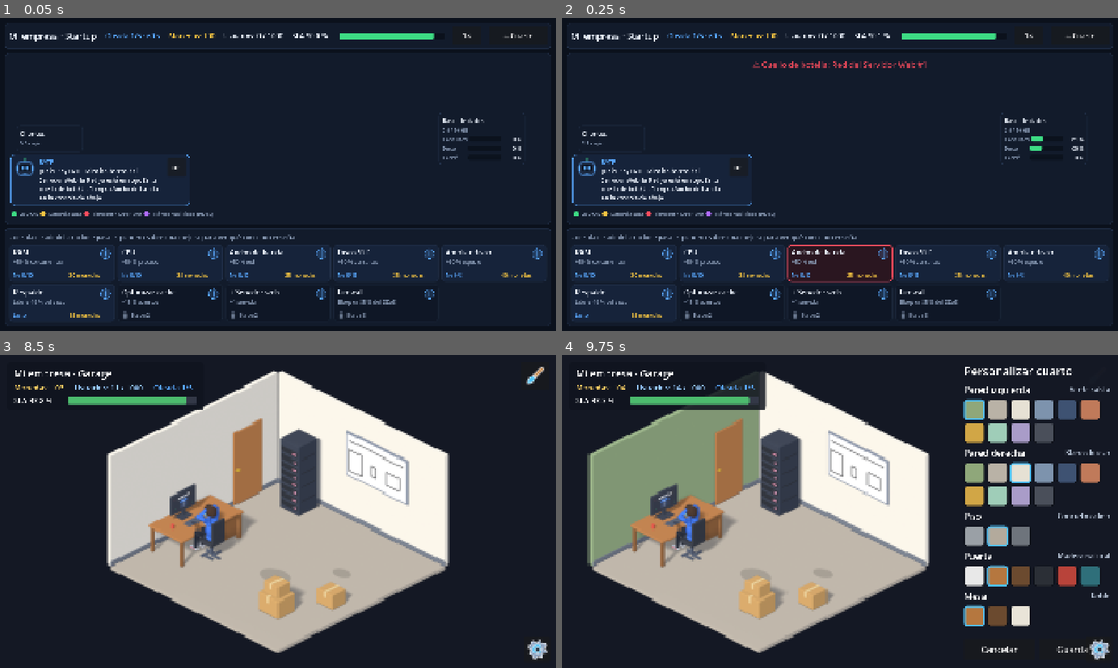
Above: before the commit, frames 1-4 (two rows, left to right).
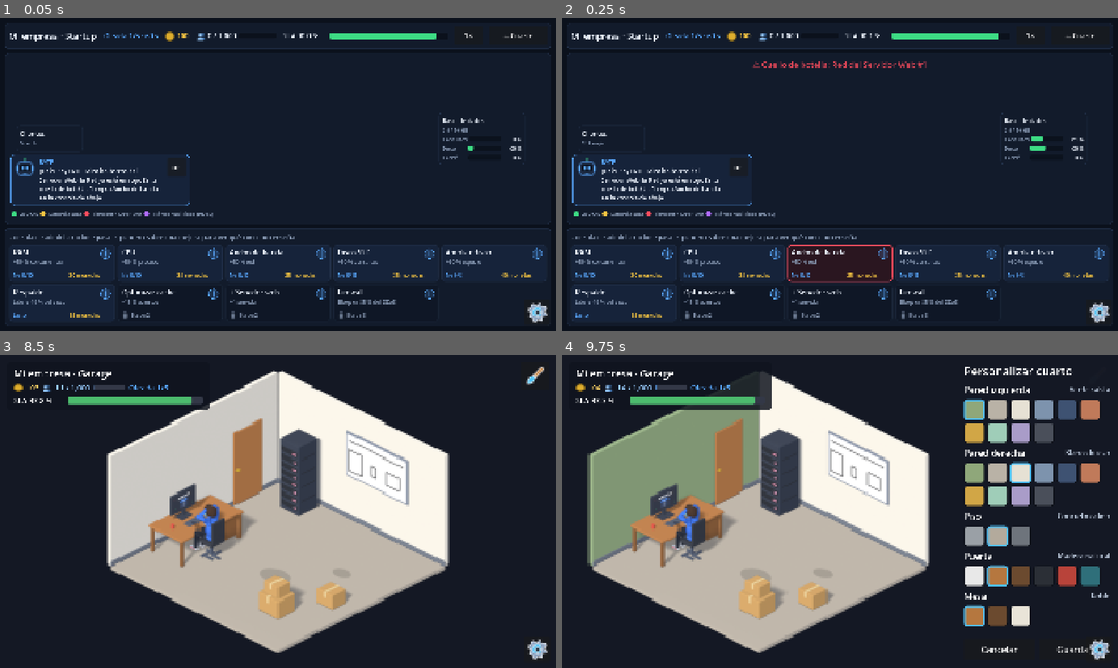
Above: after the commit, the same moments.

Repository: SaidSar/server-flow-2d
Game: Godot game, scene res://scenes/dashboard/dashboard.tscn
Two runs of this game, one before a commit and one after it. Both use one fixed random seed, a clock stepped at 60 frames per second and the inputs below. This scene is started directly instead of the project's main scene.
Inputs (mouse positions are in pixels of both pictures, inside the frame that each line leads up to):
- Up to frame 1 (0.05 s): no input
- Up to frame 2 (0.25 s): no input
- Up to frame 3 (8.5 s): click "OK" at 0.5 s; click "OK" at 1.25 s; click "1×" at 2 s; click "2×" at 2.75 s; click "← Cuarto" at 3.5 s; click (539, 649) at 4.25 s; click "Silenciar" at 5 s; click "Activar" at 5.75 s; click "Silenciar" at 6.5 s; click "Activar" at 7.25 s; click "Regresar" at 8 s
- Up to frame 4 (9.75 s): click (1095, 376) at 8.75 s; click (973, 411) at 9.52 s

The runs differ from the first frame. In frame 1, 0.7% of the frame differs, in the area x 4-99%, y 4-98%; in frame 2, 0.7%; in frame 3, 0.4%; in frame 4, 0.5%.
Error before the commit: Parse Error: Identifier "NumberFormat" not declared in the current scope. (res://scripts/dashboard/upgrade_info_card.gd:45)

Commit message:
feat: dashboard con engranaje, meta no alcanzada, Valeria y tráfico escalado
Barra de usuarios contra la meta (y monedas) con íconos en el dashboard y el
garage; el tráfico que se muestra usa display_scale (monitor, post-mortem y
victoria). La consola reserva el hueco del engranaje. Victoria → diálogo de
Valeria → se entrega la ronda de inversión.

Co-Authored-By: Claude Opus 5.5 <noreply@anthropic.com>

Diff:
--- /dev/null
+++ b/assets/art/ui/icon_coin.svg
@@ -0,0 +1,5 @@
+<svg xmlns="http://www.w3.org/2000/svg" width="48" height="48" viewBox="0 0 48 48">
+  <circle cx="24" cy="24" r="20" fill="#f5c542" stroke="#b8860b" stroke-width="3"/>
+  <circle cx="24" cy="24" r="13" fill="none" stroke="#b8860b" stroke-width="2.5"/>
+  <path d="M24 15 v18 M19.5 19.5 h9 M19.5 28.5 h9" stroke="#b8860b" stroke-width="3" stroke-linecap="round"/>
+</svg>
--- /dev/null
+++ b/assets/art/ui/icon_users.svg
@@ -0,0 +1,6 @@
+<svg xmlns="http://www.w3.org/2000/svg" width="48" height="48" viewBox="0 0 48 48">
+  <circle cx="31" cy="15" r="7" fill="#5aa9ff" opacity="0.65"/>
+  <path d="M19 41 a12 12 0 0 1 24 0 z" fill="#5aa9ff" opacity="0.65"/>
+  <circle cx="18" cy="17" r="8" fill="#99ccff"/>
+  <path d="M4 43 a14 14 0 0 1 28 0 z" fill="#99ccff"/>
+</svg>
--- a/scenes/dashboard/dashboard.tscn
+++ b/scenes/dashboard/dashboard.tscn
@@ -6,6 +6,12 @@
 [ext_resource type="PackedScene" path="res://scenes/dashboard/postmortem.tscn" id="4_postmortem"]
 [ext_resource type="PackedScene" path="res://scenes/dashboard/game_over.tscn" id="5_game_over"]
 [ext_resource type="PackedScene" path="res://scenes/dashboard/victory.tscn" id="6_victory"]
+[ext_resource type="PackedScene" path="res://scenes/dashboard/goal_missed.tscn" id="7_goal_missed"]
+[ext_resource type="PackedScene" path="res://scenes/dashboard/upgrade_info_panel.tscn" id="8_info"]
+[ext_resource type="PackedScene" path="res://scenes/ui/dialog_box.tscn" id="9_dialog"]
+[ext_resource type="PackedScene" path="res://scenes/ui/settings_button.tscn" id="10_settings"]
+[ext_resource type="Texture2D" path="res://assets/art/ui/icon_coin.svg" id="11_coin"]
+[ext_resource type="Texture2D" path="res://assets/art/ui/icon_users.svg" id="12_users"]
 
 [node name="Dashboard" type="Control"]
 layout_mode = 3
@@ -48,7 +54,7 @@
 
 [node name="Row" type="HBoxContainer" parent="Margin/Rows/TopBar"]
 layout_mode = 2
-theme_override_constants/separation = 30
+theme_override_constants/separation = 24
 
 [node name="TitleLabel" type="Label" parent="Margin/Rows/TopBar/Row"]
 unique_name_in_owner = true
@@ -64,19 +70,56 @@
 theme_override_font_sizes/font_size = 24
 text = "Oleada 1/5 · 60 s"
 
-[node name="CoinsLabel" type="Label" parent="Margin/Rows/TopBar/Row"]
+[node name="CoinsBox" type="HBoxContainer" parent="Margin/Rows/TopBar/Row"]
+layout_mode = 2
+tooltip_text = "Monedas"
+theme_override_constants/separation = 8
+
+[node name="CoinsIcon" type="TextureRect" parent="Margin/Rows/TopBar/Row/CoinsBox"]
+custom_minimum_size = Vector2(32, 32)
+layout_mode = 2
+size_flags_vertical = 4
+mouse_filter = 2
+texture = ExtResource("11_coin")
+expand_mode = 1
+stretch_mode = 5
+
+[node name="CoinsLabel" type="Label" parent="Margin/Rows/TopBar/Row/CoinsBox"]
 unique_name_in_owner = true
 layout_mode = 2
 theme_override_colors/font_color = Color(0.960784, 0.772549, 0.258824, 1)
 theme_override_font_sizes/font_size = 24
-text = "Monedas: 100"
-
-[node name="UsersLabel" type="Label" parent="Margin/Rows/TopBar/Row"]
+text = "100"
+
+[node name="UsersBox" type="HBoxContainer" parent="Margin/Rows/TopBar/Row"]
+layout_mode = 2
+tooltip_text = "Usuarios atendidos / meta de la etapa"
+theme_override_constants/separation = 8
+
+[node name="UsersIcon" type="TextureRect" parent="Margin/Rows/TopBar/Row/UsersBox"]
+custom_minimum_size = Vector2(34, 34)
+layout_mode = 2
+size_flags_vertical = 4
+mouse_filter = 2
+texture = ExtResource("12_users")
+expand_mode = 1
+stretch_mode = 5
+
+[node name="UsersLabel" type="Label" parent="Margin/Rows/TopBar/Row/UsersBox"]
 unique_name_in_owner = true
 layout_mode = 2
 theme_override_colors/font_color = Color(0.901961, 0.929412, 0.968627, 1)
 theme_override_font_sizes/font_size = 24
-text = "Usuarios: 0 / 1000"
+text = "0 / 1,000"
+
+[node name="UsersBar" type="ProgressBar" parent="Margin/Rows/TopBar/Row/UsersBox"]
+unique_name_in_owner = true
+custom_minimum_size = Vector2(130, 18)
+layout_mode = 2
+size_flags_vertical = 4
+mouse_filter = 2
+max_value = 1000.0
+show_percentage = false
 
 [node name="SlaBox" type="HBoxContainer" parent="Margin/Rows/TopBar/Row"]
 layout_mode = 2
@@ -228,3 +271,18 @@
 [node name="Victory" parent="." instance=ExtResource("6_victory")]
 unique_name_in_owner = true
 layout_mode = 1
+
+[node name="GoalMissed" parent="." instance=ExtResource("7_goal_missed")]
+unique_name_in_owner = true
+layout_mode = 1
+
+[node name="UpgradeInfoPanel" parent="." instance=ExtResource("8_info")]
+unique_name_in_owner = true
+layout_mode = 1
+
+[node name="DialogBox" parent="." instance=ExtResource("9_dialog")]
+unique_name_in_owner = true
+layout_mode = 1
+
+[node name="SettingsButton" parent="." instance=ExtResource("10_settings")]
+unique_name_in_owner = true
--- a/scenes/ui/hud.tscn
+++ b/scenes/ui/hud.tscn
@@ -2,6 +2,8 @@
 
 [ext_resource type="Script" path="res://scripts/ui/hud.gd" id="1_hud"]
 [ext_resource type="Texture2D" path="res://assets/art/ui/icon_brush.svg" id="2_brush"]
+[ext_resource type="Texture2D" path="res://assets/art/ui/icon_coin.svg" id="3_coin"]
+[ext_resource type="Texture2D" path="res://assets/art/ui/icon_users.svg" id="4_users"]
 
 [sub_resource type="StyleBoxFlat" id="StyleBoxFlat_panel"]
 content_margin_left = 24.0
@@ -44,7 +46,7 @@
 layout_mode = 0
 offset_left = 24.0
 offset_top = 24.0
-offset_right = 704.0
+offset_right = 724.0
 offset_bottom = 184.0
 mouse_filter = 2
 theme_override_styles/panel = SubResource("StyleBoxFlat_panel")
@@ -63,21 +65,48 @@
 [node name="Stats" type="HBoxContainer" parent="Root/StatusPanel/Rows"]
 layout_mode = 2
 mouse_filter = 2
-theme_override_constants/separation = 36
+theme_override_constants/separation = 12
+
+[node name="CoinsIcon" type="TextureRect" parent="Root/StatusPanel/Rows/Stats"]
+custom_minimum_size = Vector2(30, 30)
+layout_mode = 2
+size_flags_vertical = 4
+mouse_filter = 2
+texture = ExtResource("3_coin")
+expand_mode = 1
+stretch_mode = 5
 
 [node name="CoinsLabel" type="Label" parent="Root/StatusPanel/Rows/Stats"]
 unique_name_in_owner = true
 layout_mode = 2
 theme_override_colors/font_color = Color(1, 0.831373, 0.4, 1)
 theme_override_font_sizes/font_size = 26
-text = "Monedas: 0"
+text = "100"
+
+[node name="UsersIcon" type="TextureRect" parent="Root/StatusPanel/Rows/Stats"]
+custom_minimum_size = Vector2(32, 32)
+layout_mode = 2
+size_flags_vertical = 4
+mouse_filter = 2
+texture = ExtResource("4_users")
+expand_mode = 1
+stretch_mode = 5
 
 [node name="UsersLabel" type="Label" parent="Root/StatusPanel/Rows/Stats"]
 unique_name_in_owner = true
 layout_mode = 2
 theme_override_colors/font_color = Color(0.6, 0.8, 1, 1)
 theme_override_font_sizes/font_size = 26
-text = "Usuarios: 0 / 1000"
+text = "0 / 1,000"
+
+[node name="UsersBar" type="ProgressBar" parent="Root/StatusPanel/Rows/Stats"]
+unique_name_in_owner = true
+custom_minimum_size = Vector2(110, 16)
+layout_mode = 2
+size_flags_vertical = 4
+mouse_filter = 2
+max_value = 1000.0
+show_percentage = false
 
 [node name="WaveLabel" type="Label" parent="Root/StatusPanel/Rows/Stats"]
 unique_name_in_owner = true
--- a/scripts/dashboard/dashboard.gd
+++ b/scripts/dashboard/dashboard.gd
@@ -3,6 +3,14 @@
 ## Solo escucha a Simulation y le manda órdenes (comprar, siguiente oleada...); no calcula nada.
 
 const UPGRADE_BUTTON_SCENE := preload("res://scenes/dashboard/upgrade_button.tscn")
+## Hueco al final de la consola: ahí flota el engranaje de Ajustes (esquina inferior derecha).
+const SETTINGS_SLOT_NAME := "SettingsSlot"
+## La CEO que anuncia la ronda de inversión.
+const CEO_NAME := "Valeria"
+const CEO_ROLE := "CEO"
+const CEO_COLOR := Color("#e0569b")
+const INVESTMENT_TEXT := "¡%s, lo logramos! Conseguimos una ronda de inversión: +%s monedas para escalar %s."
+const INVESTMENT_BUTTON := "¡Vamos!"
 const SPEEDS: Array[float] = [1.0, 2.0]
 const BACK_FADE_SECONDS := 0.15
 const RESOURCE_NAMES := {
@@ -28,6 +36,7 @@
 @onready var _wave_label: Label = %WaveLabel
 @onready var _coins_label: Label = %CoinsLabel
 @onready var _users_label: Label = %UsersLabel
+@onready var _users_bar: ProgressBar = %UsersBar
 @onready var _sla_label: Label = %SlaLabel
 @onready var _sla_bar: ProgressBar = %SlaBar
 @onready var _speed_button: Button = %SpeedButton
@@ -43,9 +52,13 @@
 @onready var _postmortem: Postmortem = %Postmortem
 @onready var _game_over: GameOver = %GameOver
 @onready var _victory: Victory = %Victory
+@onready var _goal_missed: GoalMissed = %GoalMissed
+@onready var _upgrade_info: UpgradeInfoPanel = %UpgradeInfoPanel
+@onready var _dialog: DialogBox = %DialogBox
 
 var _upgrade_buttons: Array[UpgradeButton] = []
 var _sla_fill := DashboardColors.bar_style(DashboardColors.OK)
+var _users_fill := DashboardColors.bar_style(DashboardColors.ACCENT)
 
 
 func _ready() -> void:
@@ -58,6 +71,8 @@
 	_console_panel.add_theme_stylebox_override(&"panel", DashboardColors.panel_style(DashboardColors.PANEL, DashboardColors.PANEL_BORDER, 2, 14, 16.0))
 	_sla_bar.add_theme_stylebox_override(&"fill", _sla_fill)
 	_sla_bar.add_theme_stylebox_override(&"background", DashboardColors.bar_style(DashboardColors.BACKGROUND))
+	_users_bar.add_theme_stylebox_override(&"fill", _users_fill)
+	_users_bar.add_theme_stylebox_override(&"background", DashboardColors.bar_style(DashboardColors.BACKGROUND))
 	_build_legend()
 	_build_console()
 
@@ -67,6 +82,7 @@
 	Simulation.wave_finished.connect(_on_wave_finished)
 	Simulation.stage_completed.connect(_on_stage_completed)
 	Simulation.game_over.connect(_on_game_over)
+	Simulation.stage_failed.connect(_on_stage_failed)
 	Simulation.infrastructure_changed.connect(_refresh)
 	Simulation.phase_changed.connect(_on_phase_changed)
 	_speed_button.pressed.connect(_on_speed_pressed)
@@ -77,6 +93,8 @@
 	_game_over.retry_requested.connect(_on_retry_requested)
 	_game_over.menu_requested.connect(_on_menu_requested)
 	_victory.continue_requested.connect(_on_victory_continue)
+	_goal_missed.repeat_requested.connect(_on_repeat_stage_requested)
+	_goal_missed.room_requested.connect(_go_to_room)
 
 	_on_bottleneck_changed(Simulation.bottleneck, Simulation.bottleneck_node)
 	_refresh()
@@ -89,9 +107,14 @@
 
 
 func _unhandled_input(event: InputEvent) -> void:
-	if event.is_action_pressed(&"ui_cancel") and not _game_over.visible and not _victory.visible:
+	if event.is_action_pressed(&"ui_cancel") and not _is_blocking_modal_open():
 		_go_to_room()
 		get_viewport().set_input_as_handled()
+
+
+## Pantallas que no se cierran con Esc (hay que elegir una opción).
+func _is_blocking_modal_open() -> bool:
+	return _game_over.visible or _victory.visible or _goal_missed.visible or _dialog.visible
 
 
 ## Retoma lo que estaba pasando al abrir el dashboard (la simulación sigue aunque estés en el garage).
@@ -105,7 +128,9 @@
 		Simulation.Phase.BETWEEN_WAVES:
 			_show_postmortem(Simulation.report)
 		Simulation.Phase.GAME_OVER:
-			_game_over.show_report(Simulation.report, GameState.company_name)
+			_on_game_over(Simulation.report)
+		Simulation.Phase.STAGE_FAILED:
+			_on_stage_failed(Simulation.report)
 
 
 #region HUD
@@ -116,14 +141,18 @@
 
 func _refresh() -> void:
 	var stage := Simulation.stage
-	var company := GameState.company_name if not GameState.company_name.is_empty() else Hud.DEFAULT_COMPANY_NAME
-	_title_label.text = "%s · %s" % [company, stage.display_name]
+	_title_label.text = "%s · %s" % [_company_name(), stage.display_name]
 	var wave_text := "Oleada %d/%d" % [Simulation.wave_number, Simulation.get_wave_count()]
 	if Simulation.phase == Simulation.Phase.RUNNING:
 		wave_text += " · %d s" % maxi(ceili(Simulation.wave.duration_s - Simulation.wave_time), 0)
 	_wave_label.text = wave_text
-	_coins_label.text = "Monedas: %d" % Simulation.coins
-	_users_label.text = "Usuarios: %d / %d" % [Simulation.users_served, stage.user_goal]
+	_coins_label.text = NumberFormat.thousands(Simulation.coins)
+	_users_label.text = "%s / %s" % [NumberFormat.thousands(Simulation.users_served), NumberFormat.thousands(stage.user_goal)]
+	_users_bar.max_value = maxi(stage.user_goal, 1)
+	_users_bar.value = mini(Simulation.users_served, stage.user_goal)
+	var goal_reached := Simulation.users_served >= stage.user_goal
+	_users_fill.bg_color = DashboardColors.OK if goal_reached else DashboardColors.ACCENT
+	_users_label.add_theme_color_override(&"font_color", DashboardColors.OK if goal_reached else DashboardColors.TEXT)
 	_sla_label.text = "SLA %.1f %%" % Simulation.sla
 	_sla_bar.value = Simulation.sla
 	if Simulation.sla >= SLA_GOOD:
@@ -220,7 +249,14 @@
 		_upgrade_grid.add_child(button)
 		button.setup(upgrade)
 		button.purchase_requested.connect(_on_purchase_requested)
+		button.info_requested.connect(_on_info_requested)
 		_upgrade_buttons.append(button)
+	var settings_slot := Control.new()
+	settings_slot.name = SETTINGS_SLOT_NAME
+	settings_slot.mouse_filter = Control.MOUSE_FILTER_IGNORE
+	settings_slot.size_flags_horizontal = Control.SIZE_EXPAND_FILL
+	settings_slot.custom_minimum_size.y = UpgradeButton.HEIGHT
+	_upgrade_grid.add_child(settings_slot)
 
 
 func _highlight_fixes(resource: StringName) -> void:
@@ -230,6 +266,12 @@
 
 func _on_purchase_requested(upgrade_id: StringName) -> void:
 	Simulation.purchase(upgrade_id)
+
+
+func _on_info_requested(upgrade_id: StringName) -> void:
+	var upgrade := Simulation.get_upgrade(upgrade_id)
+	if upgrade != null:
+		_upgrade_info.show_upgrade(upgrade)
 
 
 func get_upgrade_button(upgrade_id: StringName) -> UpgradeButton:
@@ -258,7 +300,19 @@
 
 func _on_game_over(report: WaveReport) -> void:
 	_byte.clear()
-	_game_over.show_report(report, GameState.company_name if not GameState.company_name.is_empty() else Hud.DEFAULT_COMPANY_NAME)
+	_postmortem.hide()
+	_game_over.show_report(report, _company_name())
+
+
+func _on_stage_failed(report: WaveReport) -> void:
+	_byte.clear()
+	_postmortem.hide()
+	_goal_missed.show_report(report)
+
+
+func _on_repeat_stage_requested() -> void:
+	_goal_missed.hide()
+	Simulation.repeat_stage()
 
 
 func _on_retry_requested() -> void:
@@ -289,10 +343,22 @@
 
 
 func _on_victory_continue() -> void:
+	_victory.hide()
+	# Antes de entregar la ronda de inversión, Valeria la anuncia.
+	if Simulation.pending_investment > 0:
+		var avatar := GameState.avatar_name if not GameState.avatar_name.is_empty() else "equipo"
+		_dialog.show_dialog(CEO_NAME, CEO_ROLE,
+			INVESTMENT_TEXT % [avatar, NumberFormat.thousands(Simulation.pending_investment), _company_name()],
+			INVESTMENT_BUTTON, CEO_COLOR)
+		await _dialog.closed
 	Simulation.acknowledge_stage_report()
 	_go_to_room()
 
 #endregion
+
+
+func _company_name() -> String:
+	return GameState.company_name if not GameState.company_name.is_empty() else Hud.DEFAULT_COMPANY_NAME
 
 
 func _go_to_room() -> void:
--- a/scripts/dashboard/report_summary.gd
+++ b/scripts/dashboard/report_summary.gd
@@ -34,9 +34,10 @@
 
 
 func show_report(report: WaveReport) -> void:
-	_value_labels[&"served"].text = "%d de %d" % [report.get_served(), roundi(report.requests)]
-	_value_labels[&"timeouts"].text = str(roundi(report.timeouts))
-	_value_labels[&"errors_500"].text = str(roundi(report.errors_500))
+	var display_scale := Simulation.config.display_scale
+	_value_labels[&"served"].text = "%s de %s" % [NumberFormat.traffic(report.green + report.yellow, display_scale), NumberFormat.traffic(report.requests, display_scale)]
+	_value_labels[&"timeouts"].text = NumberFormat.traffic(report.timeouts, display_scale)
+	_value_labels[&"errors_500"].text = NumberFormat.traffic(report.errors_500, display_scale)
 	_value_labels[&"latency"].text = "%d ms" % roundi(report.get_avg_latency_ms())
 	_value_labels[&"sla"].text = "%.1f %%" % report.sla_end
 	_value_labels[&"coins"].text = "+%d" % roundi(report.coins_earned)
--- a/scripts/dashboard/traffic_monitor.gd
+++ b/scripts/dashboard/traffic_monitor.gd
@@ -87,6 +87,8 @@
 	resized.connect(_layout)
 	Simulation.infrastructure_changed.connect(rebuild)
 	Simulation.tick.connect(_on_tick)
+	# Al cambiar de fase (fin de oleada, nueva etapa) no hay tick: se refresca aquí.
+	Simulation.phase_changed.connect(_on_phase_changed)
 	Simulation.bottleneck_changed.connect(_on_bottleneck_changed)
 	rebuild()
 
@@ -203,21 +205,26 @@
 	_refresh_cards()
 
 
+func _on_phase_changed(_phase: Simulation.Phase) -> void:
+	_refresh_cards()
+
+
 func _refresh_cards() -> void:
 	var snapshot := Simulation.last_snapshot
-	var subtitle := "%.1f req/s" % snapshot.legit_rps
+	var display_scale := Simulation.config.display_scale
+	var subtitle := "%s req/s" % NumberFormat.traffic(snapshot.legit_rps, display_scale)
 	if snapshot.malicious_rps > 0.0:
-		subtitle += " · %.1f maliciosas" % snapshot.malicious_rps
+		subtitle += " · %s maliciosas" % NumberFormat.traffic(snapshot.malicious_rps, display_scale)
 	_clients.set_subtitle(subtitle)
 	if Simulation.has_firewall:
 		if Simulation.firewall_on:
-			_firewall.set_subtitle("Bloqueando %.1f req/s" % snapshot.blocked_rps)
+			_firewall.set_subtitle("Bloqueando %s req/s" % NumberFormat.traffic(snapshot.blocked_rps, display_scale))
 		else:
 			_firewall.set_subtitle("Apagado")
 	_load_balancer.set_subtitle("Round-robin · %d servidores" % _servers.size())
 	for i in _servers.size():
 		var state := Simulation.servers[i]
-		_servers[i].set_subtitle("%.1f req/s" % state.load_rps)
+		_servers[i].set_subtitle("%s req/s" % NumberFormat.traffic(state.load_rps, display_scale))
 		_servers[i].set_metric(&"cpu", state.u_cpu)
 		_servers[i].set_metric(&"ram", state.u_ram)
 		_servers[i].set_metric(&"net", state.u_net)
--- a/scripts/dashboard/victory.gd
+++ b/scripts/dashboard/victory.gd
@@ -27,14 +27,17 @@
 		var star := _stars_box.get_child(i) as TextureRect
 		star.modulate = DashboardColors.WARNING if i < report.stars else Color(DashboardColors.TEXT_MUTED, 0.35)
 	_stars_box.tooltip_text = "%d de %d estrellas" % [report.stars, MAX_STARS]
-	_stats_label.text = "Usuarios atendidos: %d / %d\nSLA promedio: %.1f %%\nLatencia promedio: %d ms" % [
-		report.stage_users_served, report.stage_user_goal, report.stage_avg_sla, roundi(report.stage_avg_latency_ms)]
+	_stats_label.text = "Usuarios atendidos: %s / %s\nPeticiones atendidas: %s\nSLA promedio: %.1f %%\nLatencia promedio: %d ms" % [
+		NumberFormat.thousands(report.stage_users_served), NumberFormat.thousands(report.stage_user_goal),
+		NumberFormat.traffic(report.stage_users_served, Simulation.config.display_scale),
+		report.stage_avg_sla, roundi(report.stage_avg_latency_ms)]
 	if unlock_names.is_empty():
 		_unlocks_label.text = "¡Completaste todas las etapas!"
 		_continue_button.text = "Volver al cuarto"
 	else:
-		_unlocks_label.text = "Desbloqueado: %s
-Ronda de inversión: +%d monedas" % [", ".join(unlock_names), investment]
+		_unlocks_label.text = "Desbloqueado: %s" % ", ".join(unlock_names)
+		if investment > 0:
+			_unlocks_label.text += "\nRonda de inversión: +%s monedas" % NumberFormat.thousands(investment)
 		_continue_button.text = "Siguiente etapa"
 	show()
 	_continue_button.grab_focus()
--- a/scripts/ui/hud.gd
+++ b/scripts/ui/hud.gd
@@ -12,15 +12,20 @@
 @onready var _title_label: Label = %TitleLabel
 @onready var _coins_label: Label = %CoinsLabel
 @onready var _users_label: Label = %UsersLabel
+@onready var _users_bar: ProgressBar = %UsersBar
 @onready var _wave_label: Label = %WaveLabel
 @onready var _sla_label: Label = %SlaLabel
 @onready var _sla_bar: ProgressBar = %SlaBar
 @onready var _alert_label: Label = %AlertLabel
 @onready var _brush_button: Button = %BrushButton
 
+var _users_fill := DashboardColors.bar_style(DashboardColors.ACCENT)
+
 
 func _ready() -> void:
 	_brush_button.visible = show_customize_button
+	_users_bar.add_theme_stylebox_override(&"fill", _users_fill)
+	_users_bar.add_theme_stylebox_override(&"background", DashboardColors.bar_style(Color(0.2, 0.22, 0.28)))
 	_brush_button.pressed.connect(_on_brush_pressed)
 	GameState.changed.connect(_refresh)
 	Simulation.tick.connect(_on_simulation_tick)
@@ -53,9 +58,12 @@
 func _refresh() -> void:
 	var company := GameState.company_name if not GameState.company_name.is_empty() else DEFAULT_COMPANY_NAME
 	_title_label.text = "%s · %s" % [company, SceneRouter.get_current_room_name()]
-	_coins_label.text = "Monedas: %d" % Simulation.coins
+	_coins_label.text = NumberFormat.thousands(Simulation.coins)
 	var goal := Simulation.stage.user_goal if Simulation.stage != null else 0
-	_users_label.text = "Usuarios: %d / %d" % [Simulation.users_served, goal]
+	_users_label.text = "%s / %s" % [NumberFormat.thousands(Simulation.users_served), NumberFormat.thousands(goal)]
+	_users_bar.max_value = maxi(goal, 1)
+	_users_bar.value = mini(Simulation.users_served, goal)
+	_users_fill.bg_color = DashboardColors.OK if goal > 0 and Simulation.users_served >= goal else DashboardColors.ACCENT
 	_wave_label.text = "Oleada %d/%d" % [Simulation.wave_number, Simulation.get_wave_count()]
 	_sla_label.text = "SLA %.1f %%" % Simulation.sla
 	_sla_bar.value = Simulation.sla
@@ -73,4 +81,6 @@
 			return "Oleada terminada: revisa el post-mortem en la PC"
 		Simulation.Phase.GAME_OVER:
 			return "¡Los servidores cayeron! Revisa la PC"
+		Simulation.Phase.STAGE_FAILED:
+			return "No alcanzaste la meta: revisa la PC"
 	return ""
--- /dev/null
+++ b/scripts/ui/number_format.gd
@@ -0,0 +1,19 @@
+class_name NumberFormat
+extends RefCounted
+## Formato de números para la UI.
+
+
+## 1234567 → "1,234,567".
+static func thousands(value: int) -> String:
+	var digits := str(absi(value))
+	var groups := PackedStringArray()
+	while digits.length() > 3:
+		groups.insert(0, digits.right(3))
+		digits = digits.left(digits.length() - 3)
+	groups.insert(0, digits)
+	return ("-" if value < 0 else "") + ",".join(groups)
+
+
+## Cantidad de tráfico tal como la ve el jugador: simulación × display_scale, con separador de miles.
+static func traffic(value: float, display_scale: float) -> String:
+	return thousands(roundi(value * display_scale))
Not shown, added: assets/art/ui/icon_coin.svg.import
Not shown, added: assets/art/ui/icon_users.svg.import
Not shown, added: scripts/ui/number_format.gd.uid
